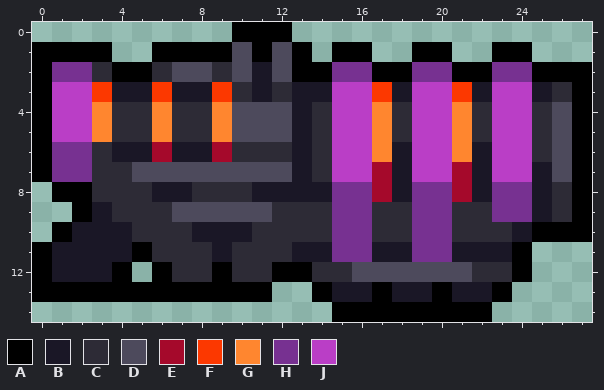
Pixel-art sprite: sprites/weps/sprQuasarRifle.png. Above, as it was before the edit.
The file is 28x15 pixels.
Palette (. is transparent): A #000000  B #1a1726  C #2d2b36  D #4d4a5c  E #a5092b  F #fc3800  G #ff862f  H #773191  J #ba3ec6
Once edited:
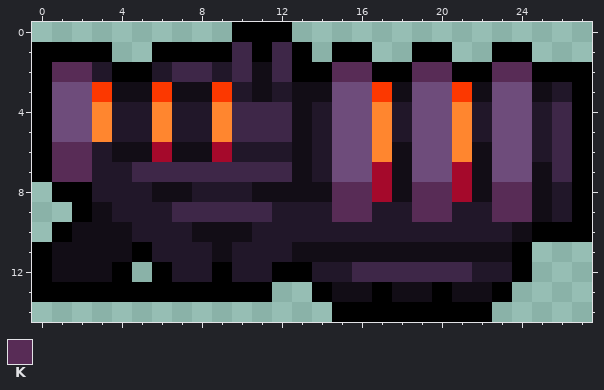
Colours new in this view: K #582c56
The author wrote: +slight changes to quasar gun sprites/quasar beam sprites
Diff:
colour B: #1a1726 -> #120d16
colour C: #2d2b36 -> #211729
colour D: #4d4a5c -> #3e2748
colour J: #ba3ec6 -> #6e4c7b
y 2: x 1..2 HH -> KK; x 15..16 HH -> KK; x 19..20 HH -> KK; x 23..24 HH -> KK
y 6..7: x 1..2 HH -> KK
y 8..9: x 15..16 HH -> KK; x 19..20 HH -> KK; x 23..24 HH -> KK
y 10: x 15..16 HH -> CC; x 19..20 HH -> CC
y 11: x 15..16 HH -> BB; x 19..20 HH -> BB
Changed places in both pictures, as pixel boxes (x1, y1, x2, y2):
changed: (52, 42, 572, 302)
